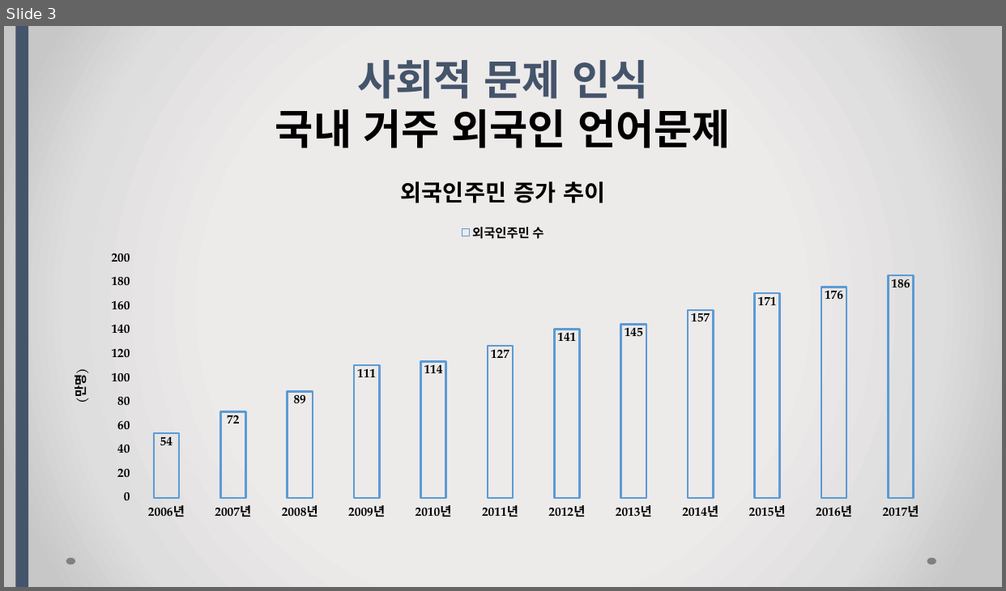
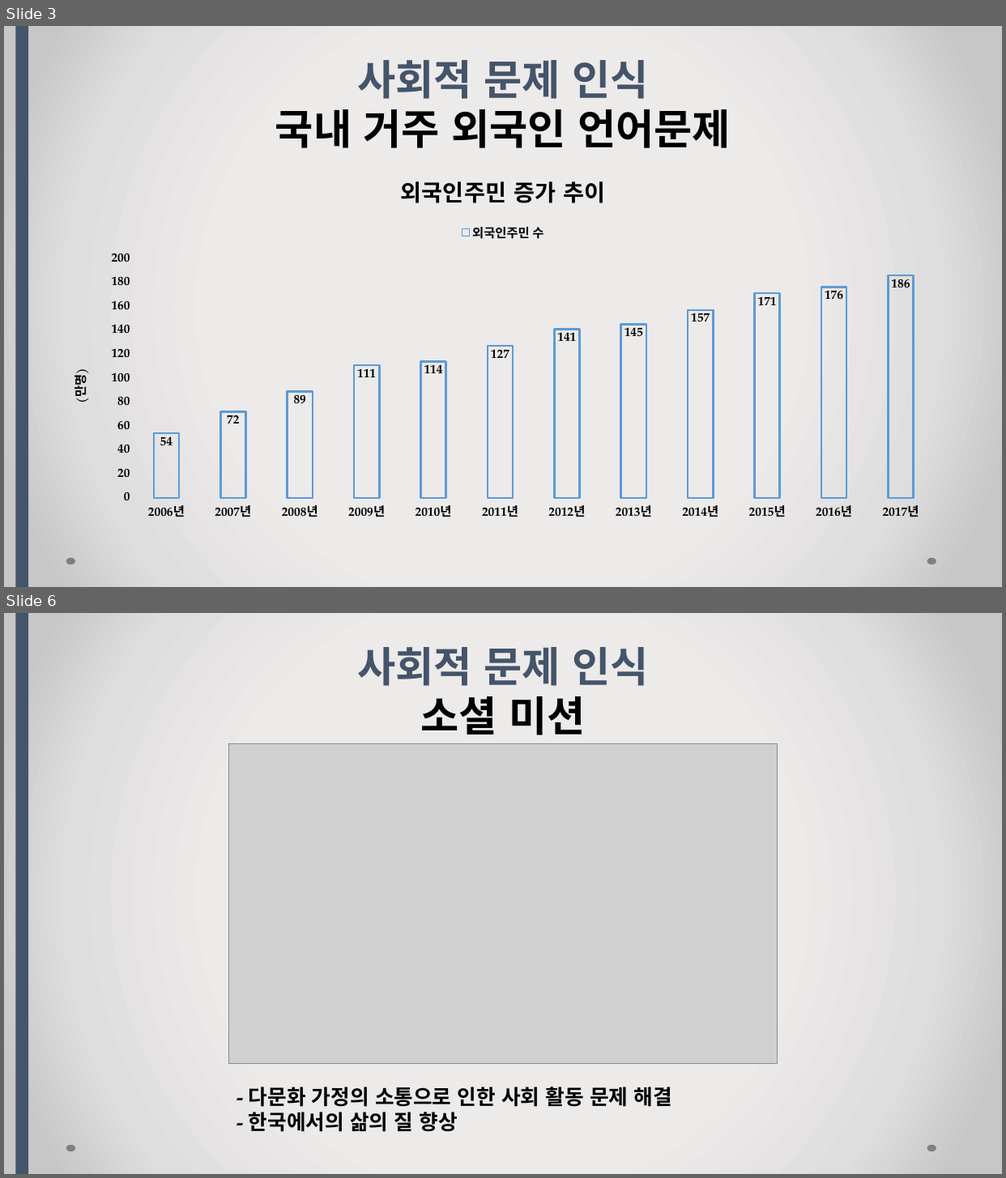
Before and after one commit to ParkBK/BAEUME, a slide deck: 박병근/지원사업/사회적기업/업무 회의 제목.pptx. Shown one above the other, each under a label of ours: slide 3 before the commit, slides 3 and 6 after it; the slides between them are not shown. The pictures are 1006x591 and 1006x1178 pixels, drawn with LibreOffice and Linux fonts; fonts in the diff are those of the drawing; grey boxes stand for pictures. Boxes give left, top, right and bottom in pixels: in the first picture for what was removed or moved away, otherwise in the second. Text is boxed around its words. In the diff, an @@ line names an element or a change of style, - is before the commit and + after.

```diff
--- a/박병근/지원사업/사회적기업/업무 회의 제목.pptx
+++ b/박병근/지원사업/사회적기업/업무 회의 제목.pptx
@@ slide 6 added at (4,613,1002,1174), background gradient #EDEBEB to #E0DEDE to #C9C7C7; not listed: 3 template elements that a slide beside it also shows @@
@@ title added at (357,647,648,735), 40 pt, text #44546A, bold @@
+사회적 문제 인식
+소셜 미션
@@ picture added at (229,744,778,1063) @@
@@ text added at (249,1087,672,1132), 20 pt, text #000000, bold @@
+- 다문화 가정의 소통으로 인한 사회 활동 문제 해결
+- 한국에서의 삶의 질 향상
```
Also in this commit, not shown: 4 slides changed, 1 other slide added, 1 other file.
